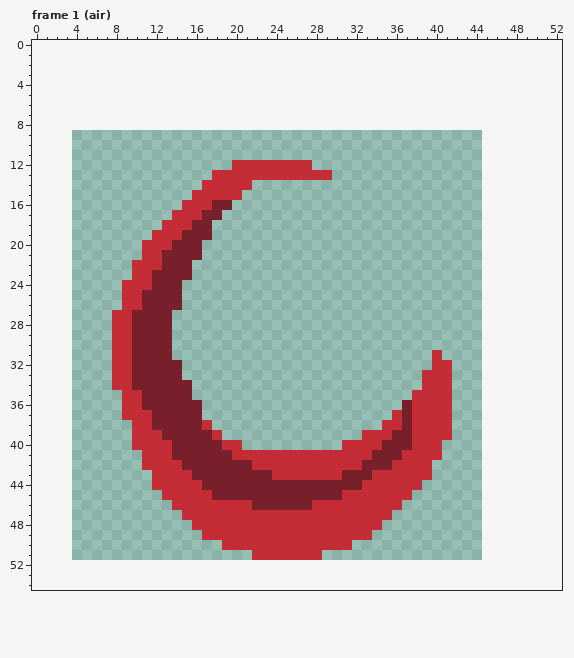
Two states of a pixel-art file, Sprites/MC/MC - FlyingSword.aseprite. The picture above is the old version.
41x43 pixels, 4 frames. Shown: frame 1 (air). The old version is drawn lined up with the new one, on the new canvas. The commit also changed other frames, which this record leaves out.
New version:
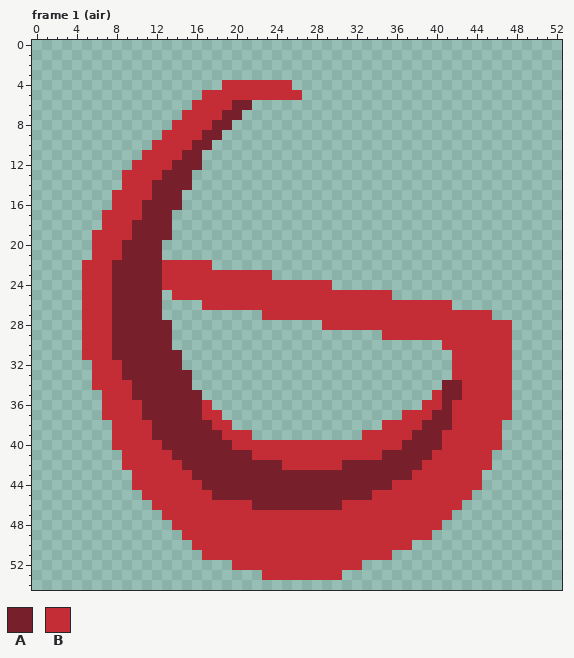
Palette (. is transparent): A #781f2c  B #c42c36
The exact change:
canvas 41x43 -> 53x55, the old top-left corner now at 4,9
Frame 1 (air):
y 4: x 19..25 ....... -> BBBBBBB
y 5: x 17..26 .......... -> BBBBBBBBBB
y 6: x 16..21 ...... -> BBBBAA
y 7: x 15..20 ...... -> BBBBAA
y 8: x 14..19 ...... -> BBBBAA
y 9: x 13..18 ...... -> BBBBAA
y 10: x 12..17 ...... -> BBBBAA
y 11: x 11..16 ...... -> BBBBAA
y 12: x 10..16 ....... -> BBBBAAA; x 20..27 BBBBBBBB -> ........
y 13: x 9..15 ....... -> BBBBAAA; x 18..29 BBBBBBBBBBBB -> ............
y 14: x 9..15 ....... -> BBBAAAA; x 17..21 BBBBB -> .....
y 15: x 8..14 ....... -> BBBBAAA; x 16..20 BBBBB -> .....
y 16: x 8..19 .......BBBAA -> BBBAAAA.....
y 17: x 7..18 .......BBBAA -> BBBBAAA.....
y 18: x 7..17 ......BBBAA -> BBBAAAA....
y 19: x 6..17 ......BBBAAA -> BBBBAAAA....
y 20: x 6..16 .....BBBAAA -> BBBAAAA....
y 21: x 6..16 .....BBAAAA -> BBBAAAA....
y 22: x 5..17 .....BBBAAA.. -> BBBAAAAABBBBB
y 23: x 5..11 .....BB -> BBBAAAA; x 13..23 AAA........ -> BBBBBBBBBBB
y 24: x 5..11 ....BBB -> BBBAAAA; x 13..29 AA............... -> BBBBBBBBBBBBBBBBB
y 25: x 5..10 ....BB -> BBBAAA; x 13..35 AA..................... -> .BBBBBBBBBBBBBBBBBBBBBB
y 26: x 5..10 ....BB -> BBBAAA; x 13..14 AA -> ..; x 17..41 ......................... -> BBBBBBBBBBBBBBBBBBBBBBBBB
y 27: x 5..9 ...BB -> BBBAA; x 13 A -> .; x 23..45 ....................... -> BBBBBBBBBBBBBBBBBBBBBBB
y 28: x 5..9 ...BB -> BBBAA; x 29..47 ................... -> BBBBBBBBBBBBBBBBBBB
y 29: x 5..9 ...BB -> BBBAA; x 35..47 ............. -> BBBBBBBBBBBBB
y 30: x 5..9 ...BB -> BBBAA; x 41..47 ....... -> BBBBBBB
y 31: x 5..9 ...BB -> BBBAA; x 14 . -> A; x 40 B -> .; x 42..47 ...... -> BBBBBB
y 32: x 6..7 .. -> BB; x 9 B -> A; x 40..47 BB...... -> ..BBBBBB
y 33: x 6..7 .. -> BB; x 9 B -> A; x 15 . -> A; x 39..47 BBB...... -> ...BBBBBB
y 34: x 6..7 .. -> BB; x 39..47 BBB...... -> ..AABBBBB
y 35: x 7..8 .. -> BB; x 10 B -> A; x 16 . -> A; x 38..39 BB -> ..; x 41..47 B...... -> AABBBBB
y 36: x 7..8 .. -> BB; x 17 . -> B; x 37..38 AB -> ..; x 41..47 B...... -> ABBBBBB
y 37: x 7..8 .. -> BB; x 11 B -> A; x 17..18 .. -> BB; x 36..37 BA -> .B; x 40..47 BB...... -> AABBBBBB
y 38: x 8..9 .. -> BB; x 17..19 B.. -> ABB; x 37 A -> B; x 39..46 BBB..... -> AAABBBBB
y 39: x 8..9 .. -> BB; x 12 B -> A; x 18..21 B... -> ABBB; x 36..40 AABBB -> BBAAA; x 42..46 ..... -> BBBBB
y 40: x 8..9 .. -> BB; x 13 B -> A; x 19 B -> A; x 21..30 .......... -> BBBBBBBBBB; x 35..36 AA -> BB; x 38..46 BBB...... -> AAABBBBBB
y 41: x 9..10 .. -> BB; x 20..21 BB -> AA; x 34 A -> B; x 37..39 BBB -> AAA; x 41..45 ..... -> BBBBB
y 42: x 9..10 .. -> BB; x 22..24 BBB -> AAA; x 31..32 BB -> AA; x 36..38 BBB -> AAA; x 40..45 ...... -> BBBBBB
y 43: x 10..11 .. -> BB; x 24..30 BBBBBBB -> AAAAAAA; x 34..37 BBBB -> AAAA; x 40..44 ..... -> BBBBB
y 44: x 10..11 .. -> BB; x 33..35 BBB -> AAA; x 39..44 ...... -> BBBBBB
y 45: x 11..12 .. -> BB; x 31..33 BBB -> AAA; x 38..43 ...... -> BBBBBB
y 46: x 12..13 .. -> BB; x 28..30 BBB -> AAA; x 37..42 ...... -> BBBBBB
y 47: x 13..14 .. -> BB; x 36..41 ...... -> BBBBBB
y 48: x 14..15 .. -> BB; x 35..40 ...... -> BBBBBB
y 49: x 15..16 .. -> BB; x 34..39 ...... -> BBBBBB
y 50: x 16..18 ... -> BBB; x 32..37 ...... -> BBBBBB
y 51: x 17..21 ..... -> BBBBB; x 29..35 ....... -> BBBBBBB
y 52: x 20..32 ............. -> BBBBBBBBBBBBB
y 53: x 23..30 ........ -> BBBBBBBB
Where, in picture pixels (left, top, right, bottom), the same in both pictures:
changed: (82, 80, 512, 580)
